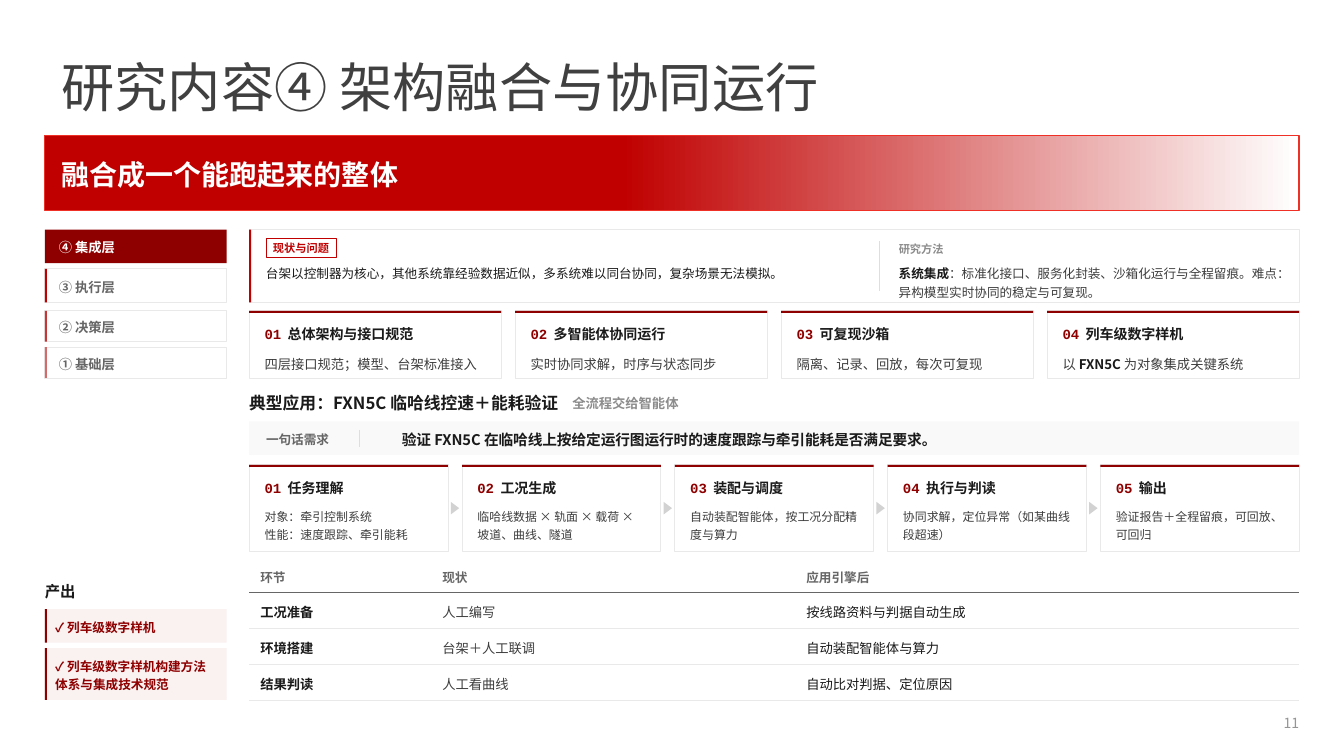
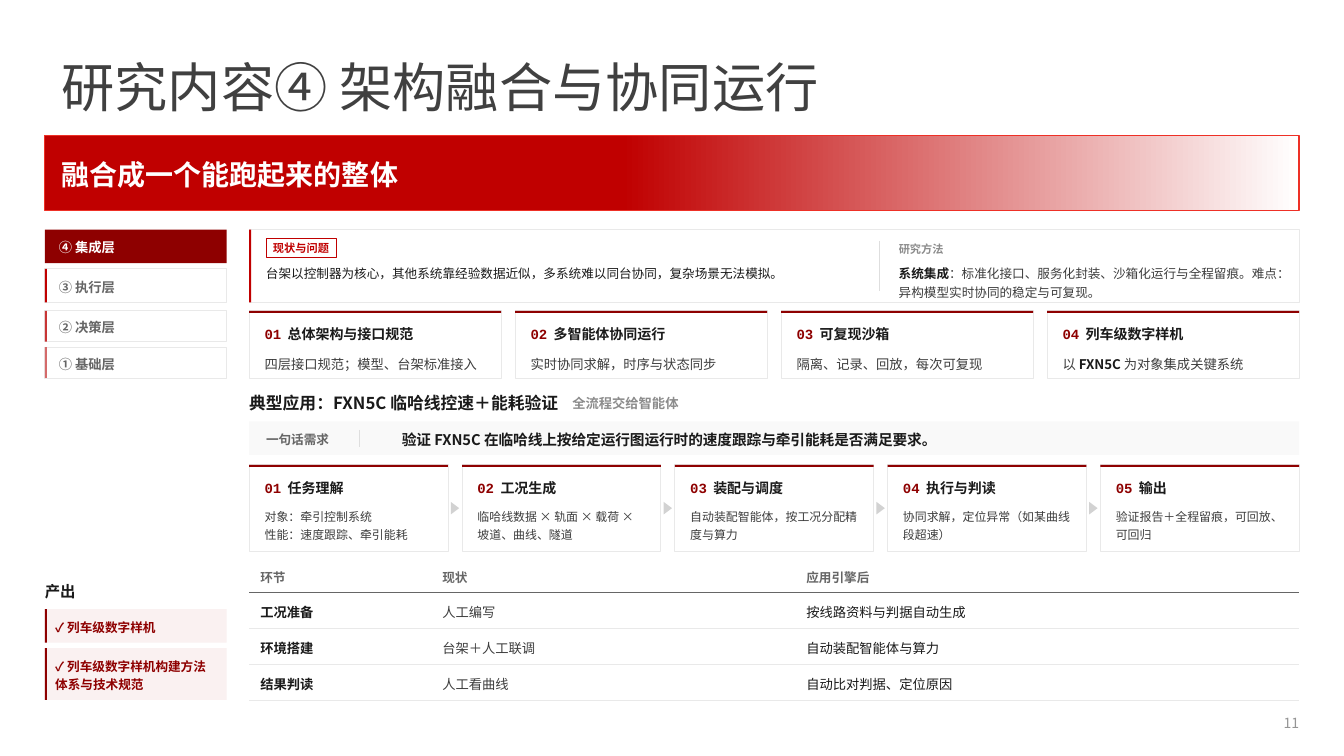
Before and after one commit to huosi012/PPT, a slide deck: slide 11 of 项目汇报PPT.pptx. Drawn at 1344x756 pixels with LibreOffice and Linux fonts; fonts in the diff are those of the drawing; background and template pictures are left out. Boxes give left, top, right and bottom in pixels: in the first picture for what was removed or moved away, otherwise in the second. Text is boxed around its words. In the diff, an @@ line names an element or a change of style, - is before the commit and + after.

```diff
--- a/项目汇报PPT.pptx
+++ b/项目汇报PPT.pptx
@@ text at box(55, 660, 206, 690): text changed @@
-✓ 列车级数字样机构建方法体系与集成技术规范
+✓ 列车级数字样机构建方法体系与技术规范
```
Also in this commit, not shown: 4 other slides changed, 9 other files.
